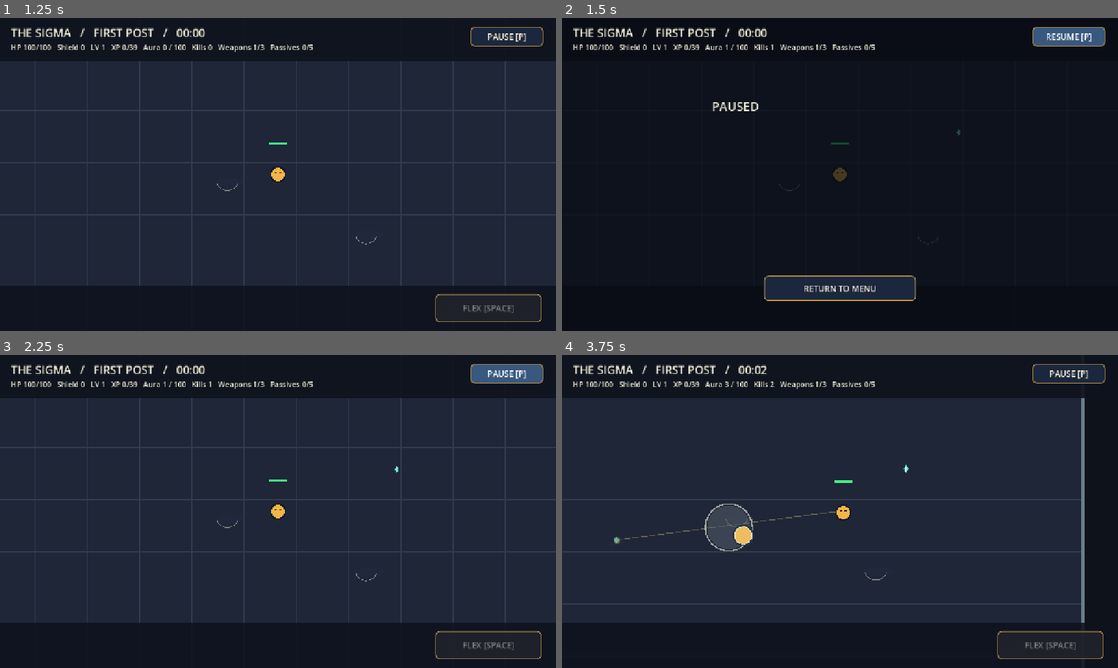
Above: before the commit, frames 1-4 (two rows, left to right).
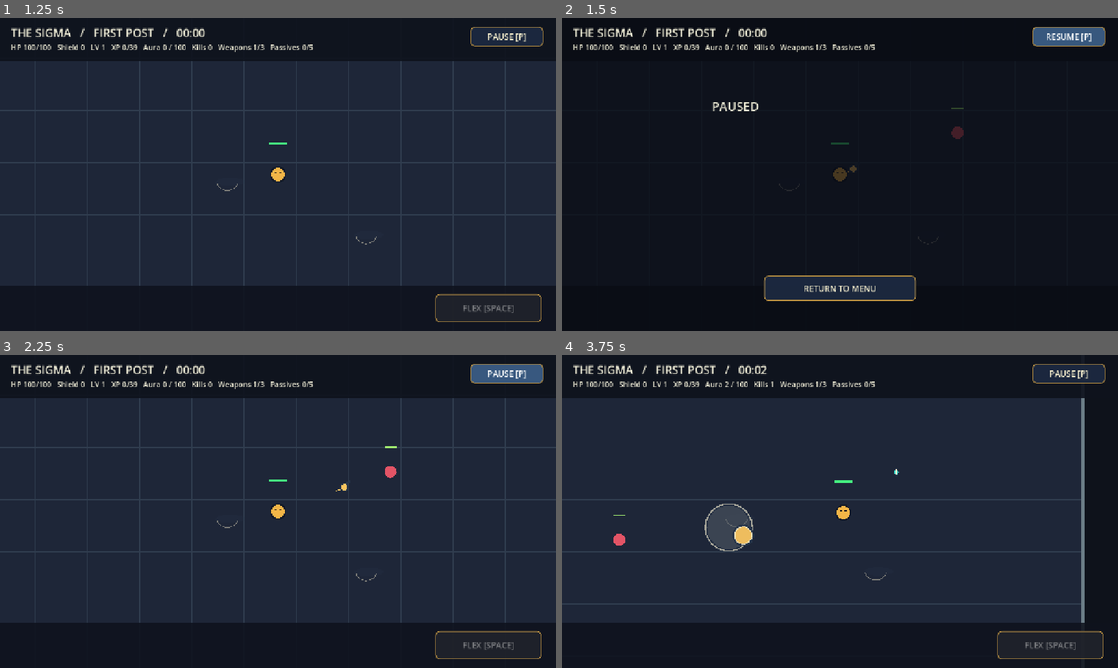
Above: after the commit, the same moments.

Repository: pedro-ai-coder/aura-farmer-godot
Game: Godot game, scene res://scenes/main.tscn
The game is run twice, just before and just after one commit, with the same random seed, the same clock (stepped at 60 frames per second) and the same inputs.
Inputs (mouse positions are in pixels of both pictures, inside the frame that each line leads up to):
- Up to frame 1 (1.25 s): click "1 THE SIGMA · Sigma Stare" at 0.5 s
- Up to frame 2 (1.5 s): click "PAUSE [P]" at 1.25 s
- Up to frame 3 (2.25 s): click "RESUME [P]" at 2 s
- Up to frame 4 (3.75 s): move the mouse to (962, 495) at 2.77 s; hold Right (ui_right) 2.78-3.5 s; tap 1 at 2.85 s; click (962, 495) at 2.92 s; tap 3 at 3.05 s; drag from (728, 527) to (812, 574) at 3.52 s

Frame 1 is identical in both runs. In frame 2, 0.1% of the frame differs, in the area x 29-73%, y 8-50%; in frame 3, 0.1%; in frame 4, 0.2%, in the area x 9-63%, y 8-61%.

Commit message:
G1.10: Implement travelling player projectiles and collision regressions

Diff:
--- a/scripts/solo_run.gd
+++ b/scripts/solo_run.gd
@@ -84,6 +84,7 @@
 var weapons: Array[Dictionary] = []
 var passives: Array[Dictionary] = []
 var enemies: Array[Dictionary] = []
+var player_shots: Array[Dictionary] = []
 var hostile_shots: Array[Dictionary] = []
 var hazard_zones: Array[Dictionary] = []
 var pickups: Array[Dictionary] = []
@@ -329,6 +330,7 @@
     weapons = [{"id": hero["starter"], "level": 1, "rarity": "common", "timer": 0.0}]
     passives.clear()
     enemies.clear()
+    player_shots.clear()
     hostile_shots.clear()
     hazard_zones.clear()
     pickups.clear()
@@ -386,6 +388,7 @@
     if mode != "playing":
         return
     _fire_weapons(dt)
+    _step_player_shots(dt)
     _collect_drops()
     if mode != "playing":
         return
@@ -716,7 +719,7 @@
         var closest_dist := 100000.0
         for enemy: Dictionary in enemies:
             var distance: float = player_pos.distance_to(enemy["pos"])
-            if distance <= reach and distance < closest_dist:
+            if distance <= reach and distance < closest_dist and SoloWorldRulesScript.clear_line(player_pos, enemy["pos"]):
                 closest = enemy
                 closest_dist = distance
         if closest.is_empty():
@@ -751,21 +754,19 @@
                 if relative.length() <= radius and (shape != "cone" or facing.dot(relative.normalized()) >= limit_cos):
                     _hit_enemy(e, power, true)
                     hits += 1
-        elif shape == "line":
+        else:
             var heading: Vector2 = (Vector2(closest["pos"]) - player_pos).normalized()
-            var max_pierce: int = 4 + (int(_passive_level("no-cap-streak")) if streak else 0)
+            var pierce: int = (4 if shape == "line" else 1) + (_passive_level("no-cap-streak") if streak else 0)
             if hero["id"] == "sigma" and flex_time > 0.0:
-                max_pierce += 1
-            for e: Dictionary in enemies.duplicate():
-                var offset: Vector2 = Vector2(e["pos"]) - player_pos
-                if offset.length() <= reach and absf(heading.cross(offset)) <= 36.0 and heading.dot(offset) > 0.0:
-                    _hit_enemy(e, power, true)
-                    hits += 1
-                    if hits >= max_pierce:
-                        break
-        else:
-            _hit_enemy(closest, power, true)
-            hits = 1
+                pierce += 1
+            player_shots.append({
+                "id": str(weapon["id"]), "pos": player_pos, "direction": heading,
+                "speed": (750.0 if shape == "line" else 650.0) * reach / float(config["range"]),
+                "remaining": reach, "radius": 16.0 if shape == "line" else 6.0,
+                "damage": power, "pierce": pierce, "hit": [], "activated": false
+            })
+            attack_flash = 0.12
+            attack_target = closest["pos"]
         if hits > 0:
             _primary_activation(Vector2(closest["pos"]))
             # The actual combat hit is already resolved above; this is visual only.
@@ -779,6 +780,36 @@
             attack_target = closest["pos"]
             if weapon["id"] == "cope-shield":
                 shield = minf(max_hp * 0.40, shield + max_hp * 0.04 * SoloPassiveRulesScript.support_scale(passives, true))
+
+func _step_player_shots(dt: float) -> void:
+    # Phaser weapons.ts/Run.resolveShots: real travel, cover, range and hit memory.
+    # Only the paused simulation clock calls this method; presentation consumes no RNG.
+    for shot: Dictionary in player_shots.duplicate():
+        if mode != "playing":
+            break
+        var previous: Vector2 = shot["pos"]
+        var travel: float = float(shot["speed"]) * dt
+        shot["pos"] = previous + Vector2(shot["direction"]) * travel
+        shot["remaining"] = float(shot["remaining"]) - travel
+        if float(shot["remaining"]) <= 0.0 or not SoloWorldRulesScript.clear_line(previous, shot["pos"]):
+            player_shots.erase(shot)
+            continue
+        for enemy: Dictionary in enemies.duplicate():
+            if mode != "playing":
+                break
+            if shot["hit"].has(enemy):
+                continue
+            if Vector2(shot["pos"]).distance_to(enemy["pos"]) > float(enemy["radius"]) + float(shot["radius"]):
+                continue
+            shot["hit"].append(enemy)
+            var impact: Vector2 = enemy["pos"]
+            _hit_enemy(enemy, float(shot["damage"]), true)
+            if not bool(shot["activated"]) and mode == "playing":
+                shot["activated"] = true
+                _primary_activation(impact)
+            if shot["hit"].size() >= int(shot["pierce"]):
+                player_shots.erase(shot)
+                break
 
 func _hit_enemy(enemy: Dictionary, amount: float, primary: bool = false) -> void:
     if not enemies.has(enemy):
@@ -1188,6 +1219,11 @@
         var bar_pos: Vector2 = e["pos"] + Vector2(-radius, -sprite_height - 10.0)
         draw_rect(Rect2(bar_pos, Vector2(radius * 2.0, 5.0)), Color(0.13, 0.11, 0.13))
         draw_rect(Rect2(bar_pos, Vector2(radius * 2.0 * maxf(0.0, float(e["hp"]) / float(e["max"])), 5.0)), Color(0.63, 0.92, 0.44))
+    for shot: Dictionary in player_shots:
+        WeaponVisualsScript.draw_attack(self, {
+            "id": shot["id"], "origin": Vector2(shot["pos"]) - Vector2(shot["direction"]) * 24.0,
+            "target": shot["pos"], "life": 0.18
+        })
     for effect: Dictionary in attack_visuals:
         WeaponVisualsScript.draw_attack(self, effect)
     if flex_time > 0.0:
--- a/tests/test_playable_slice.gd
+++ b/tests/test_playable_slice.gd
@@ -44,6 +44,8 @@
         var enemy: Dictionary = enemies[0]
         enemy["pos"] = game.get("player_pos") + Vector2(80, 0)
         game.call("_fire_weapons", 0.1)
+        for step in range(4):
+            game.call("_step_player_shots", 0.025)
         _expect(int(game.get("kills")) == 1, "Starter weapon must be able to defeat a basic enemy")
         _expect((game.get("pickups") as Array).size() >= 1, "Defeated enemy must create an XP orb")
 
--- /dev/null
+++ b/tests/test_player_projectiles.gd
@@ -0,0 +1,45 @@
+extends SceneTree
+
+var failures: Array[String] = []
+
+func _initialize() -> void:
+    call_deferred("_verify")
+
+func _expect(ok: bool, message: String) -> void:
+    if not ok:
+        failures.append(message)
+
+func _verify() -> void:
+    var game = load("res://scenes/main.tscn").instantiate()
+    root.add_child(game)
+    game.call("start_run", 0)
+    game.set("player_pos", Vector2(700, 550))
+    game.call("_spawn_enemy", "npc", {"pos": Vector2(850, 550)})
+    var enemy: Dictionary = game.get("enemies")[0]
+    enemy["hp"] = 1000.0
+    var initial_hp: float = enemy["hp"]
+    game.call("_fire_weapons", 0.01)
+    _expect(enemy["hp"] == initial_hp, "Firing cannot deal instant ranged damage")
+    _expect(game.get("player_shots").size() == 1, "No Cap creates a travelling projectile")
+    game.call("_step_player_shots", 0.05)
+    _expect(enemy["hp"] == initial_hp, "A distant enemy is not hit before projectile arrival")
+    for i in range(3):
+        game.call("_step_player_shots", 0.05)
+    _expect(enemy["hp"] < initial_hp, "Projectile damages enemy at arrival")
+    var after_hit: float = enemy["hp"]
+    game.call("_step_player_shots", 0.01)
+    _expect(enemy["hp"] == after_hit, "Piercing projectile cannot hit the same enemy twice")
+    game.call("start_run", 0)
+    _expect(game.get("player_shots").is_empty(), "Restart clears projectiles")
+    game.set("player_pos", Vector2(550, 550))
+    game.call("_spawn_enemy", "npc", {"pos": Vector2(650, 550)})
+    game.call("_fire_weapons", 0.01)
+    _expect(game.get("player_shots").is_empty(), "Auto aim cannot shoot through Ruin Alley cover")
+    game.queue_free()
+    if failures.is_empty():
+        print("PASS: Player projectile travel, collision, hit memory, restart and cover")
+        quit(0)
+    else:
+        for failure in failures:
+            push_error(failure)
+        quit(1)
Not shown, added: docs/MIGRATION_PROGRESS.md
Not shown, changed: scripts/validate.sh
